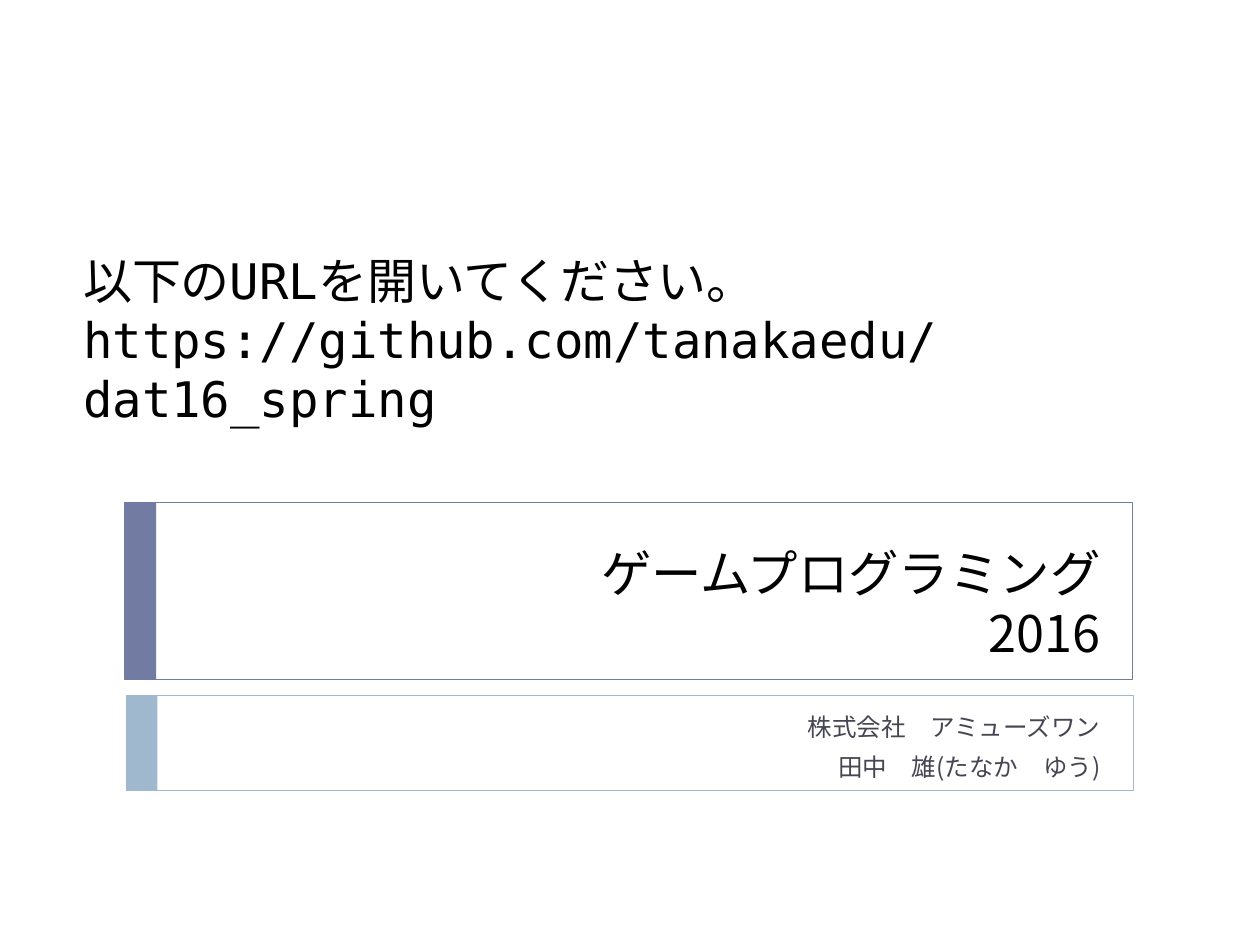
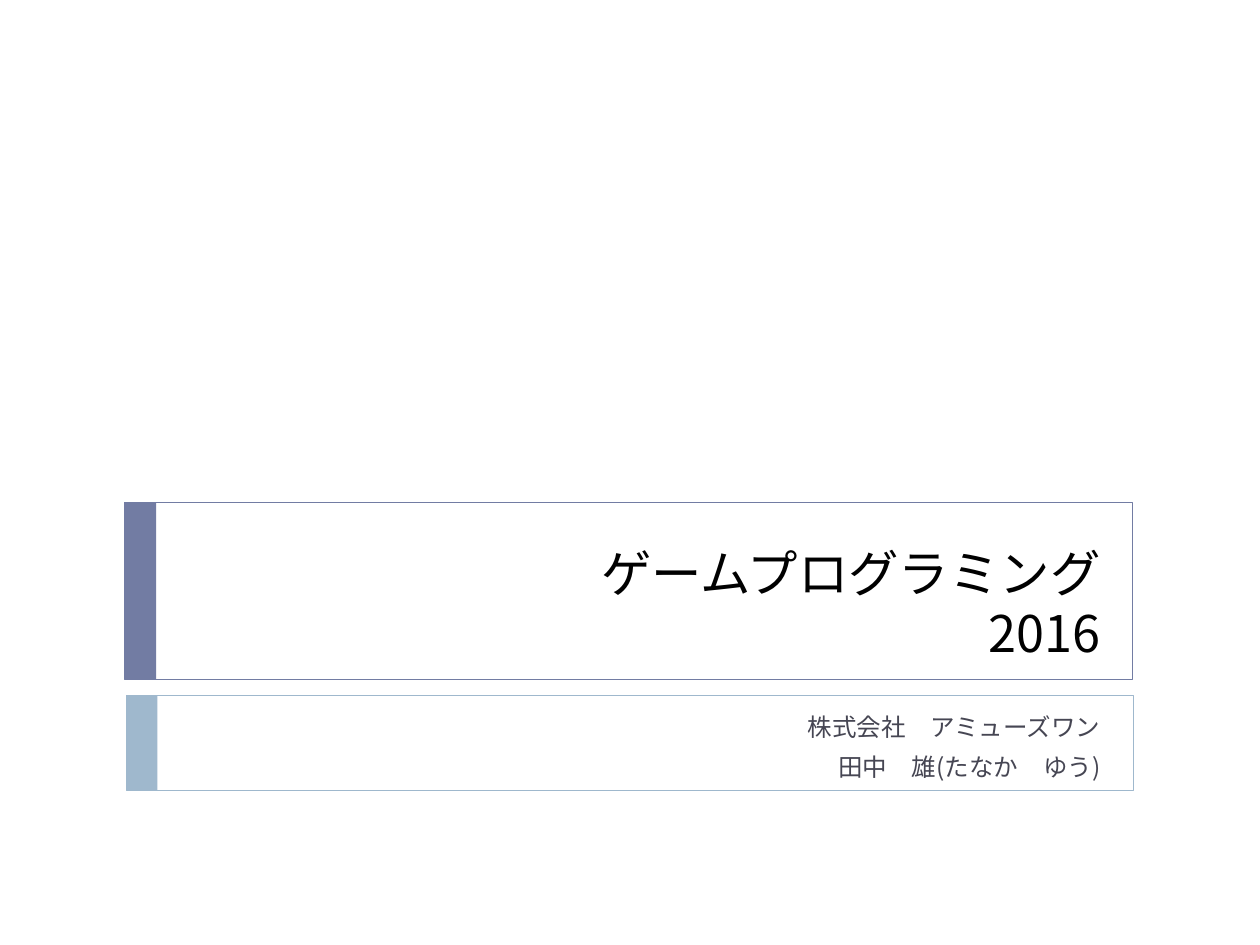
Before and after one commit to tanakaedu/dat161-haru, a slide deck: slide 1 of 00_2016.1.pptx. Drawn at 1260x945 pixels with LibreOffice and Linux fonts; fonts in the diff are those of the drawing. Boxes give left, top, right and bottom in pixels: in the first picture for what was removed or moved away, otherwise in the second. Text is boxed around its words. In the diff, an @@ line names an element or a change of style, - is before the commit and + after.

```diff
--- a/00_2016.1.pptx
+++ b/00_2016.1.pptx
@@ text removed at box(83, 260, 937, 428) @@
-以下のURLを開いてください。
-https://github.com/tanakaedu/dat16_spring
```
Also in this commit, not shown: 3 other slides changed, 1 slide added.
